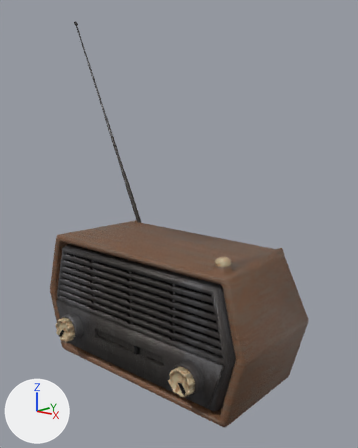
Before and after pictures for a commit that changed the Blender file External Assets/connected.blend.
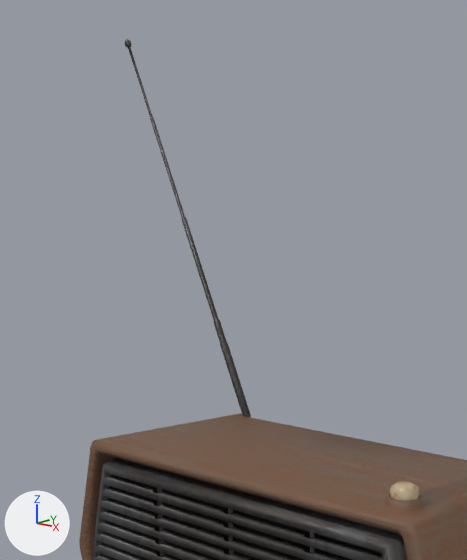
Each version appears first whole from a camera (50 mm lens) standing at (0.721, -0.806, 0.578) and looking at (0.0, 0.037, 0.331), and next in a close-up on the part from 2% to 72% of the width and 0% to 67% of the height. Every picture has the same lights, and +X, +Y and +Z are marked at lower left.

Names of what the first close-up shows: 'Antenna', 'MetallicFrame', 'PowerButton', 'Shell', 'SoundFilter'.
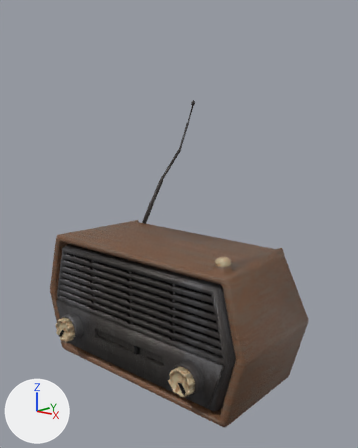
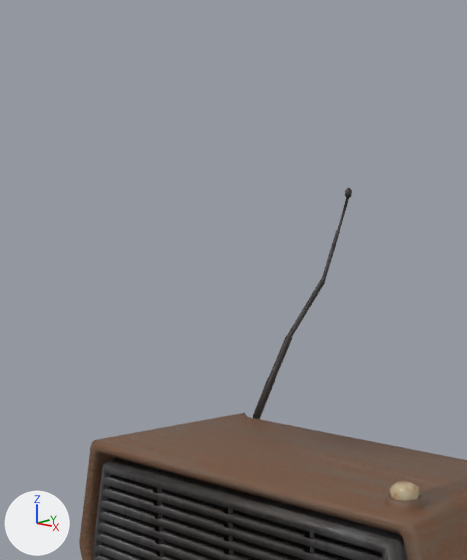
What differs and where, as boxes [x1, y1, x2, y2] in the close-ups (467 x 560 px):
'Antenna', reshaped (22% narrower, 39% shorter)
    before: [124, 39, 251, 418]
    after: [253, 188, 352, 419]

The change, as a list of edits to the scene's bpy script:
```text
Change me_cube_049:
    used by ob_antenna; location = (0.0, 0.0, 0.0)
    remove me_cube_049.from_pydata(...)  # 138 vertices, 136 faces; spans x -0.447..-0.196, y 0.103..0.12, z 0.273..0.824
    add me_cube_049.from_pydata(...)  # 138 vertices, 136 faces; spans x -0.193..-0.047, y 0.109..0.153, z 0.273..0.608
    me_cube_049 part 1: 138 of 138 vertices moved; they spanned x -0.447..-0.196, y 0.103..0.12, z 0.273..0.824 and now span x -0.193..-0.047, y 0.109..0.153, z 0.273..0.608; mean shift (0.208, 0.022, -0.099); largest move (-0.446, 0.119, 0.82) -> (-0.047, 0.15, 0.604)
```
